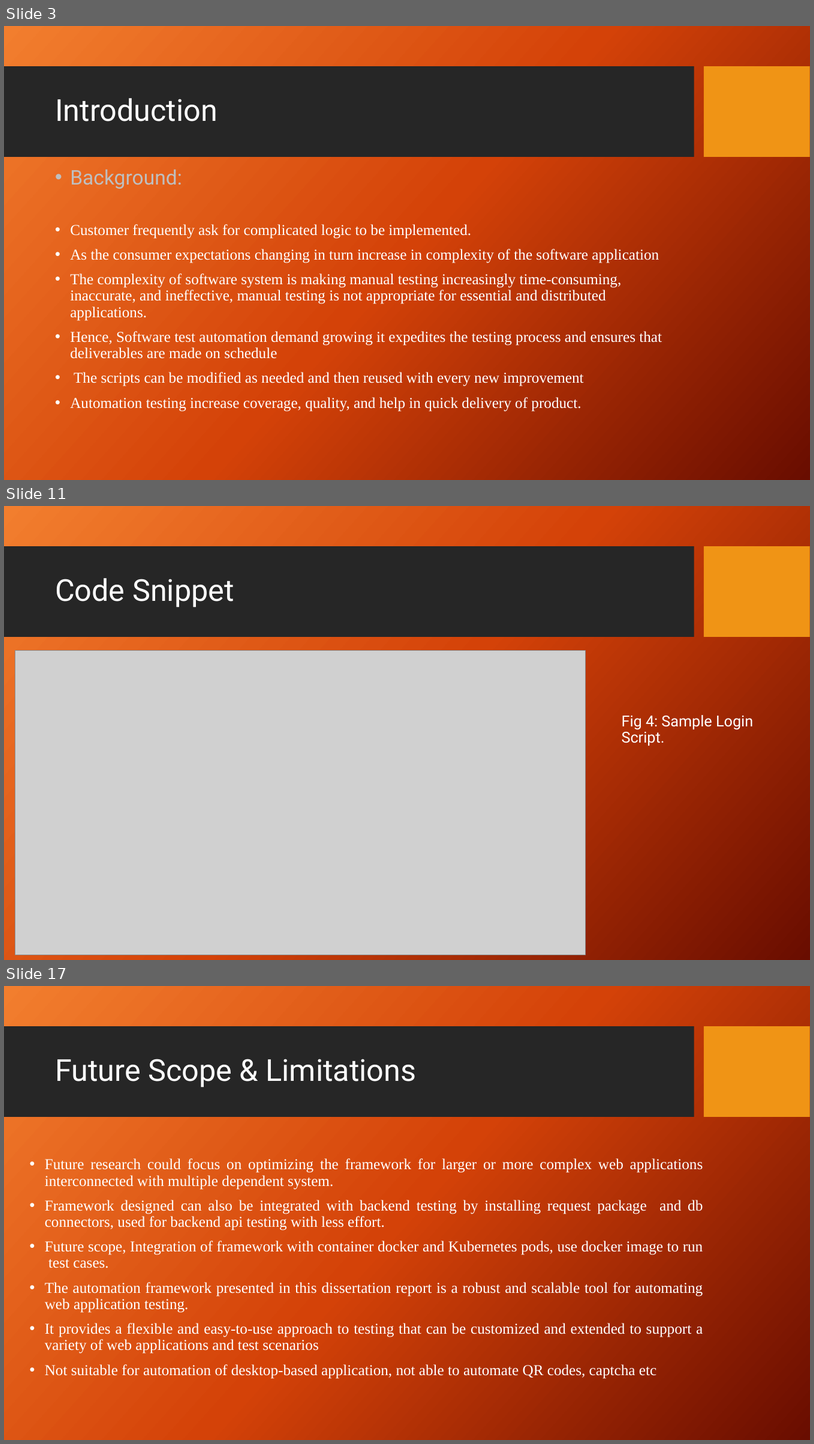
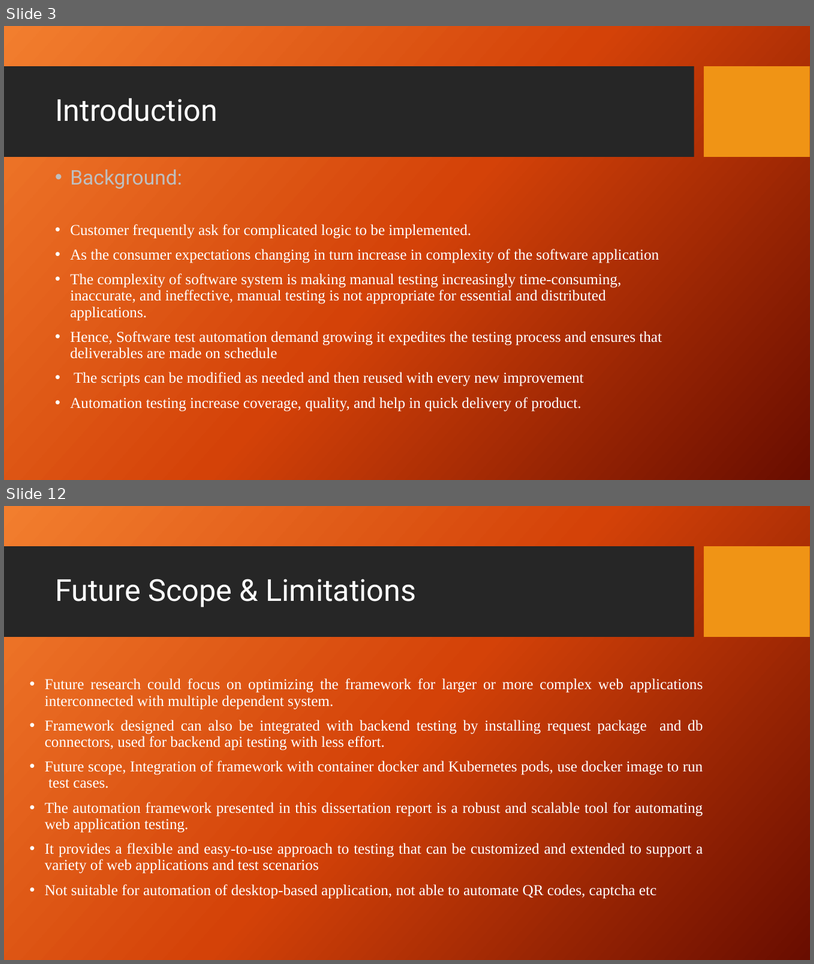
Before and after one commit to ShelkeAkshay-2022mt93331/dissertation, a slide deck: 7_Reports/3_Final_PPT/2022mt93331.pptx. Shown one above the other, each under a label of ours: slides 3, 11 and 17 before the commit, slides 3 and 12 after it; the slides between them are not shown. The pictures are 814x1444 and 814x964 pixels, drawn with LibreOffice and Linux fonts; fonts in the diff are those of the drawing; grey boxes stand for pictures; background and template pictures are left out. Boxes give left, top, right and bottom in pixels: in the first picture for what was removed or moved away, otherwise in the second. Text is boxed around its words. In the diff, an @@ line names an element or a change of style, - is before the commit and + after.

```diff
--- a/7_Reports/3_Final_PPT/2022mt93331.pptx
+++ b/7_Reports/3_Final_PPT/2022mt93331.pptx
@@ slide 11 removed at bbox=[4, 506, 810, 960], background picture (left out); not listed: 2 template elements that a slide beside it also shows @@
@@ title removed at bbox=[55, 578, 234, 607] @@
-Code Snippet
@@ picture removed at bbox=[15, 651, 585, 955] @@
@@ text removed at bbox=[622, 715, 753, 745] @@
-Fig 4: Sample Login Script.
@@ what was slide 17 is now slide 12 @@
```
Also in this commit, not shown: 6 slides changed, 4 slides added, 8 other slides removed.
